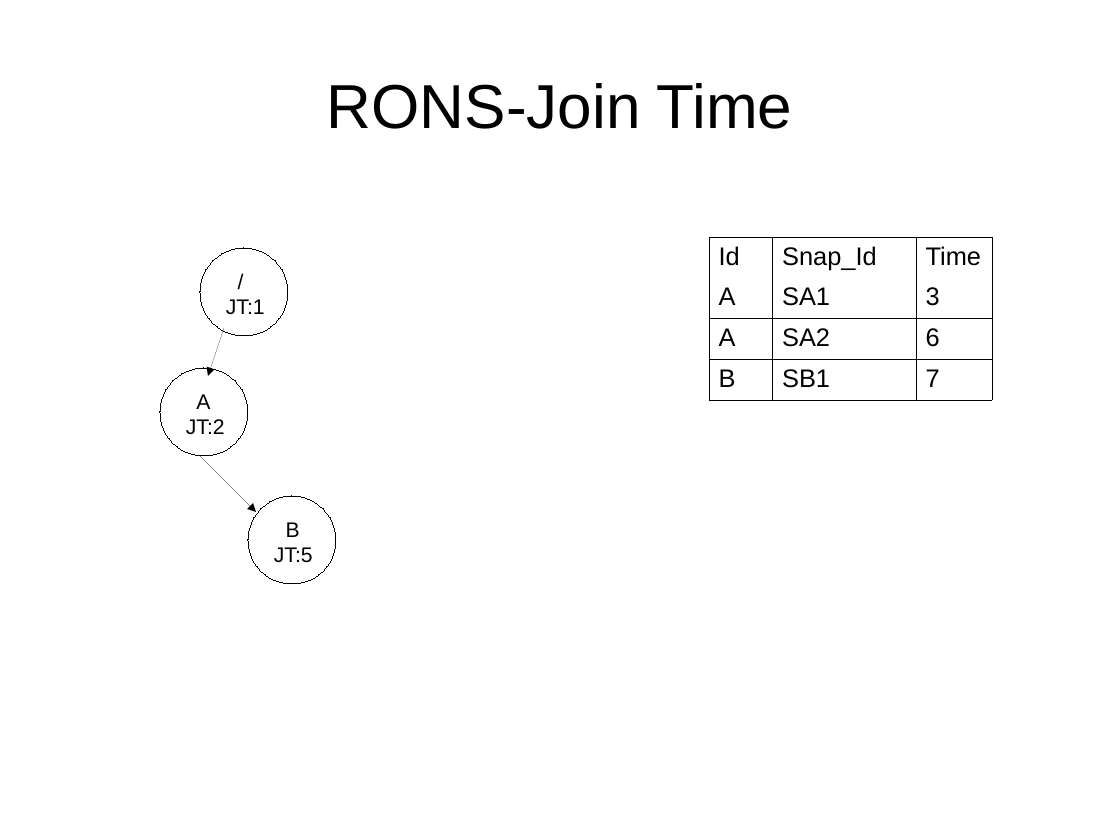
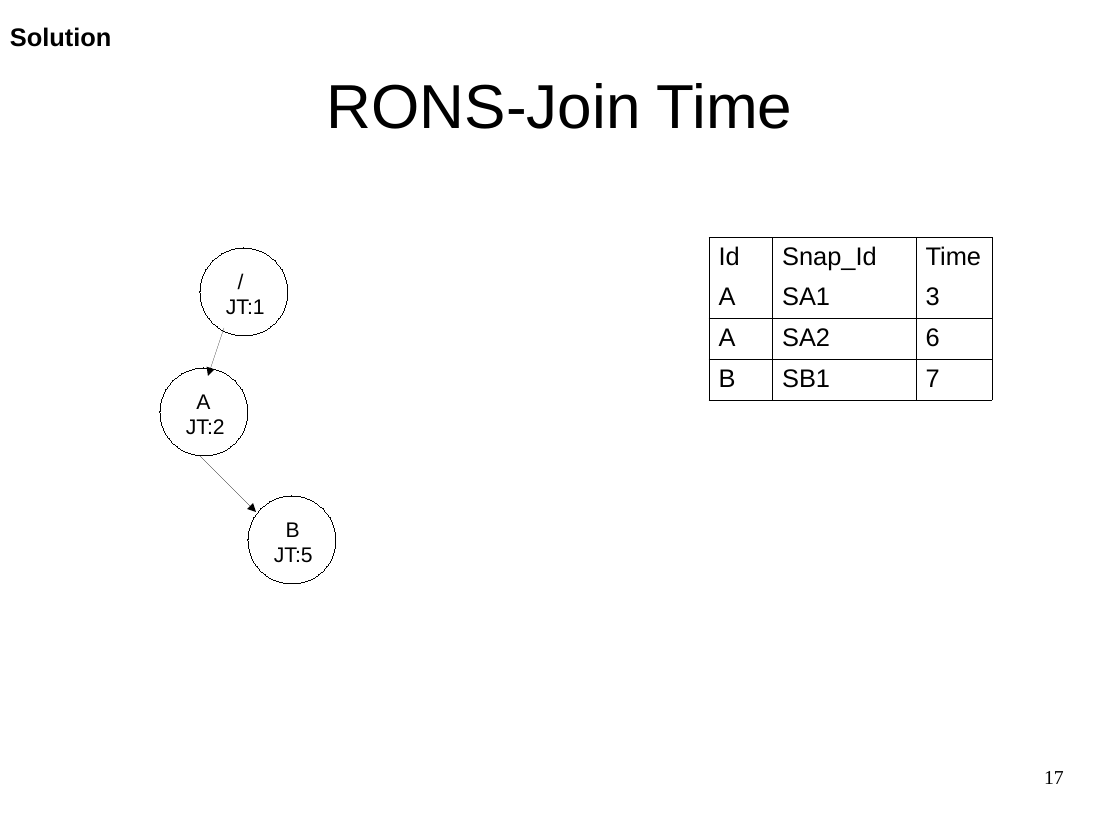
Before and after one commit to pushparajxa/Thesis-Presentation, a slide deck: slide 17 of Final_Presentation.odp (slide 23 before the commit). Drawn at 1120x840 pixels with LibreOffice and Linux fonts; fonts in the diff are those of the drawing. Boxes give left, top, right and bottom in pixels: in the first picture for what was removed or moved away, otherwise in the second. Text is boxed around its words. In the diff, an @@ line names an element or a change of style, - is before the commit and + after.

```diff
--- a/Final_Presentation.odp
+++ b/Final_Presentation.odp
@@ text added at (x1=10, y1=27, x2=111, y2=47), 18 pt, text #000000, bold @@
+Solution
@@ page number added at (x1=1044, y1=771, x2=1064, y2=784), 14 pt, text #000000 @@
+17
```
Also in this commit, not shown: 24 other slides changed, 2 slides added, 4 slides removed, 4 other files.
